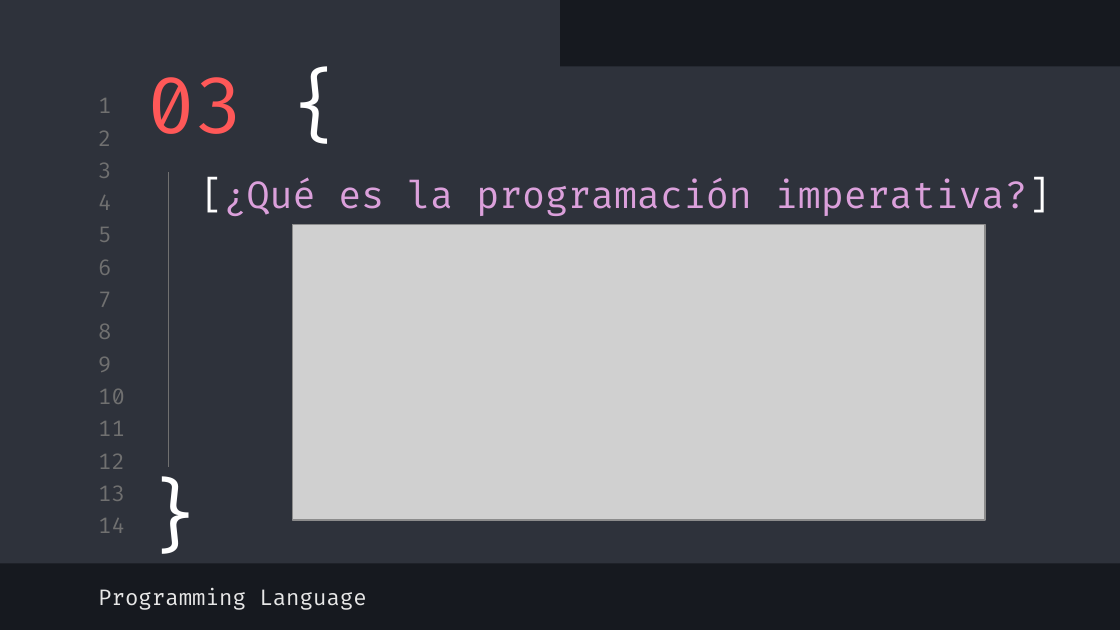
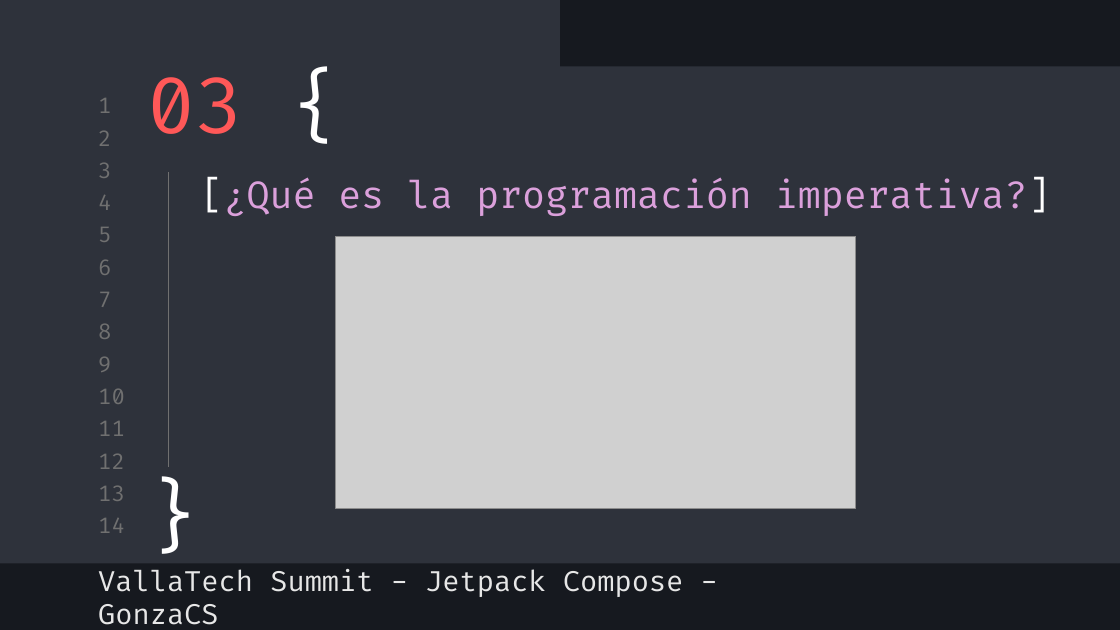
Before and after one commit to GonzaCS/vallaTechSummit-jetpack-compose, a slide deck: slide 8 of DevFest Jetpack Compose.pptx. Drawn at 1120x630 pixels with LibreOffice and Linux fonts; fonts in the diff are those of the drawing; grey boxes stand for pictures. Boxes give left, top, right and bottom in pixels: in the first picture for what was removed or moved away, otherwise in the second. Text is boxed around its words. In the diff, an @@ line names an element or a change of style, - is before the commit and + after.

```diff
--- a/DevFest Jetpack Compose.pptx
+++ b/DevFest Jetpack Compose.pptx
@@ picture: place and size @@
-picture at <box>292,225,984,521</box>
+picture at <box>335,236,856,508</box>
@@ subtitle added at <box>98,569,684,625</box>, 18 pt, text #E7E7E7 @@
+VallaTech Summit - Jetpack Compose - GonzaCS
@@ subtitle removed at <box>98,588,366,610</box> @@
-Programming Language
```
Also in this commit, not shown: 11 other slides changed, 9 slides added, 9 slides removed.
